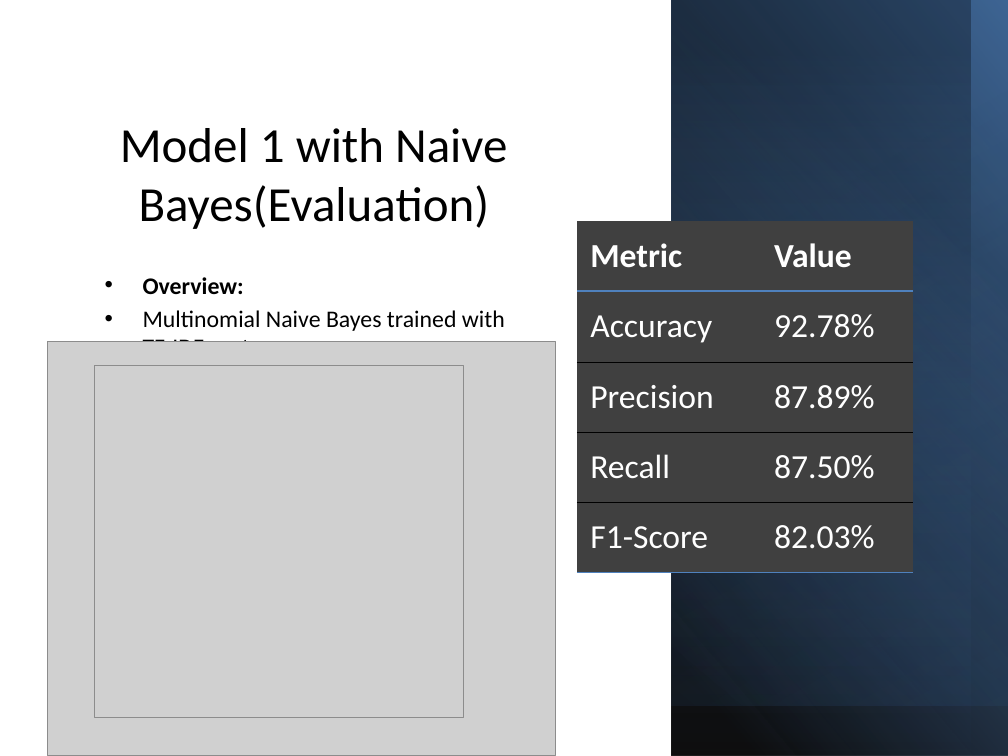
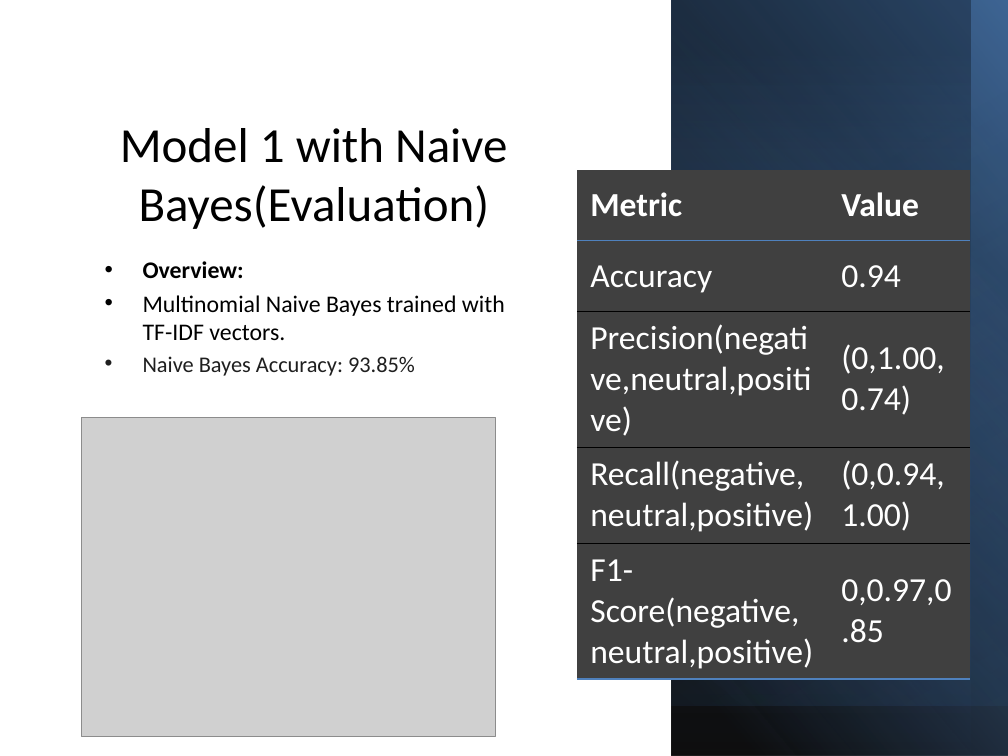
Before and after one commit to mehakhafeez/NLPprojectweek6, a slide deck: slide 8 of NLPProject3.pptx. Drawn at 1008x756 pixels with LibreOffice and Linux fonts; fonts in the diff are those of the drawing; grey boxes stand for pictures. Boxes give left, top, right and bottom in pixels: in the first picture for what was removed or moved away, otherwise in the second. Text is boxed around its words. In the diff, an @@ line names an element or a change of style, - is before the commit and + after.

```diff
--- a/NLPProject3.pptx
+++ b/NLPProject3.pptx
@@ table at (x1=577, y1=170, x2=970, y2=673) @@
-row 2, column 2: 92.78%
+row 2, column 2: 0.94
-row 3, column 1: Precision
+row 3, column 1: Precision(negative,neutral,positive)
-row 3, column 2: 87.89%
+row 3, column 2: (0,1.00,0.74)
-row 4, column 1: Recall
+row 4, column 1: Recall(negative,neutral,positive)
-row 4, column 2: 87.50%
+row 4, column 2: (0,0.94,1.00)
-row 5, column 1: F1-Score
+row 5, column 1: F1-Score(negative,neutral,positive)
-row 5, column 2: 82.03%
+row 5, column 2: 0,0.97,0.85
@@ table resized from (x1=577, y1=221, x2=912, y2=573) to (x1=577, y1=170, x2=970, y2=673) @@
@@ text "Overview:" moved from (x1=143, y1=277, x2=505, y2=342) to (x1=143, y1=261, x2=505, y2=376) @@
@@ picture removed at (x1=47, y1=342, x2=555, y2=756) @@
@@ text at (x1=143, y1=356, x2=415, y2=376): paragraph added @@
+• Naive Bayes Accuracy: 93.85%
@@ picture resized from (x1=95, y1=366, x2=464, y2=718) to (x1=82, y1=417, x2=495, y2=736) @@
```
Also in this commit, not shown: 3 other slides changed, 1 slide added, 2 slides removed, 3 other files.
